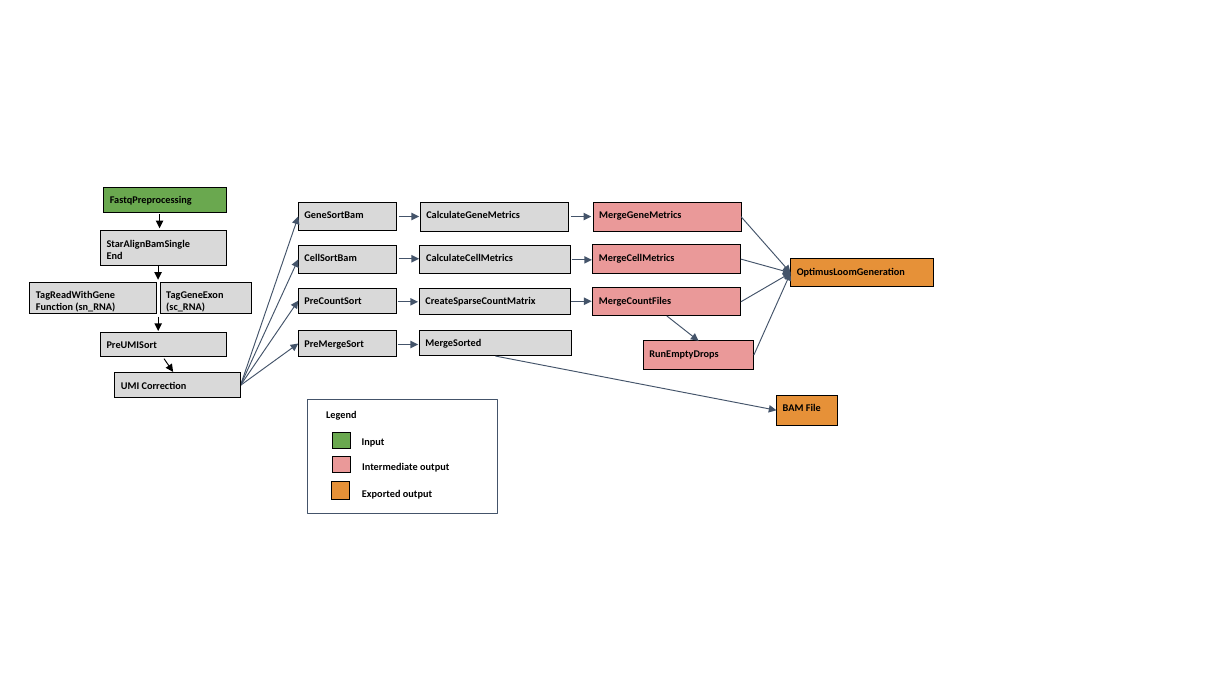
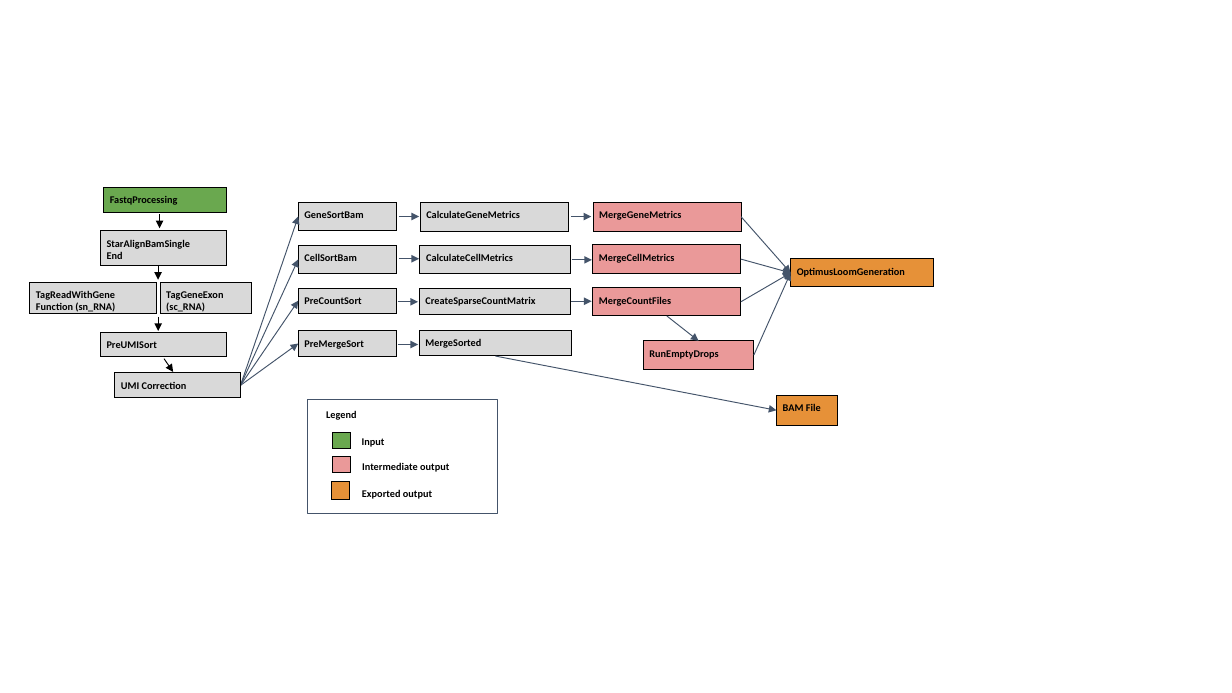
Before and after one commit to broadinstitute/warp, a slide deck: slide 1 of pipelines/skylab/optimus/documentation/Optimus_diagram.pptx. Drawn at 1232x693 pixels with LibreOffice and Linux fonts; fonts in the diff are those of the drawing. Boxes give left, top, right and bottom in pixels: in the first picture for what was removed or moved away, otherwise in the second. Text is boxed around its words. In the diff, an @@ line names an element or a change of style, - is before the commit and + after.

```diff
--- a/pipelines/skylab/optimus/documentation/Optimus_diagram.pptx
+++ b/pipelines/skylab/optimus/documentation/Optimus_diagram.pptx
@@ text in rectangle at <box>110,196,178,205</box>: text changed @@
-FastqPreprocessing
+FastqProcessing
```
Also in this commit, not shown: 1 other file.
